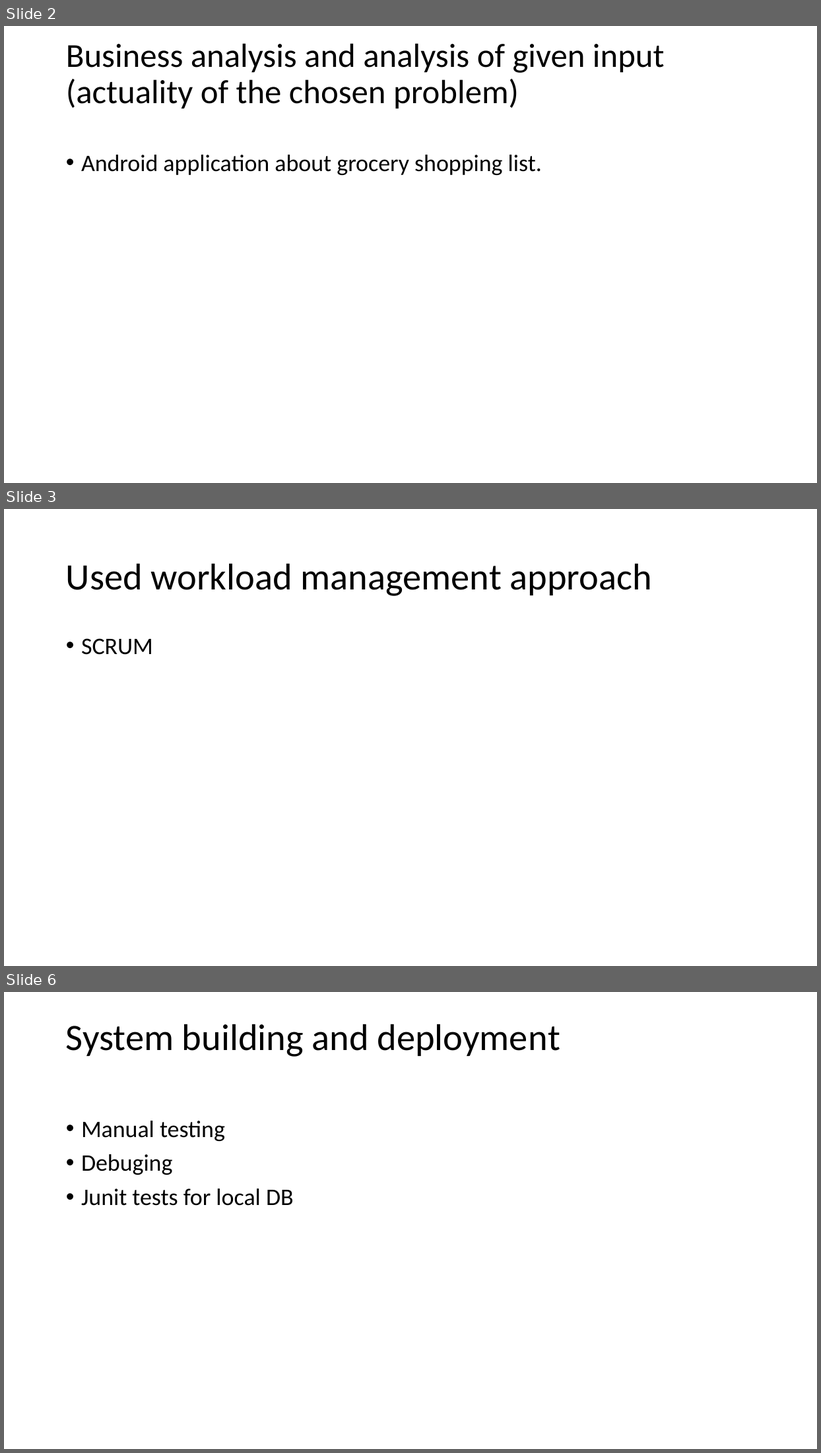
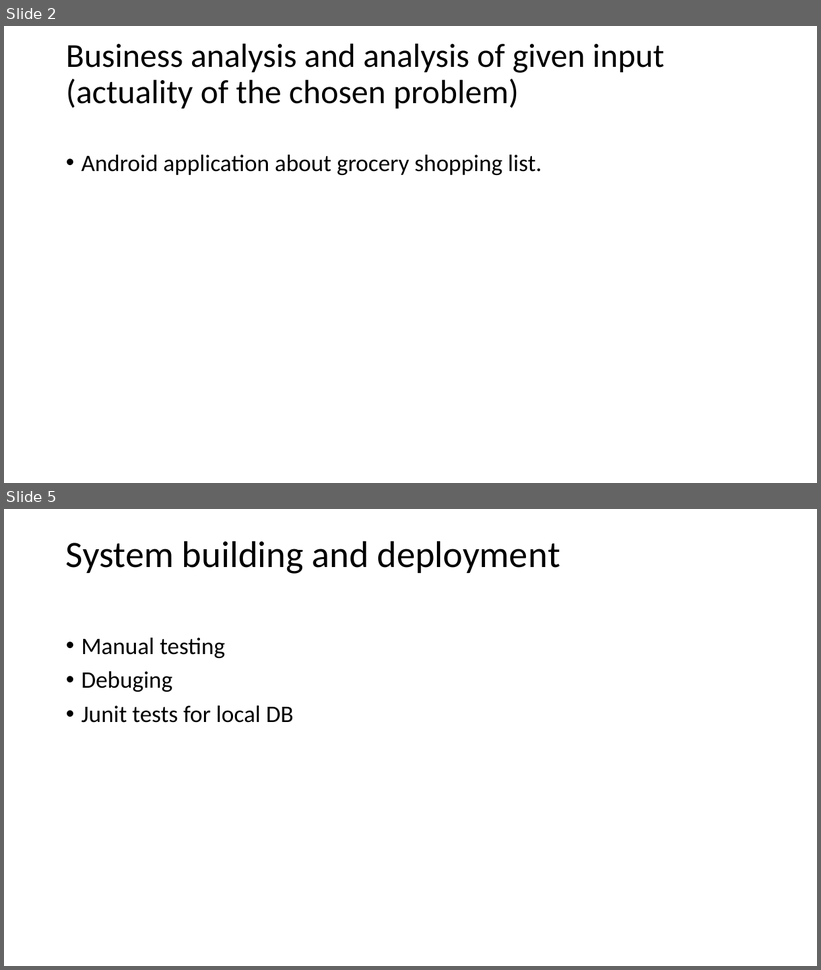
Before and after one commit to bricht/piens-un-maize, a slide deck: presentation/MilknBread.pptx. Shown one above the other, each under a label of ours: slides 2, 3 and 6 before the commit, slides 2 and 5 after it; the slides between them are not shown. The pictures are 821x1453 and 821x970 pixels, drawn with LibreOffice and Linux fonts; fonts in the diff are those of the drawing. Boxes give left, top, right and bottom in pixels: in the first picture for what was removed or moved away, otherwise in the second. Text is boxed around its words. In the diff, an @@ line names an element or a change of style, - is before the commit and + after.

```diff
--- a/presentation/MilknBread.pptx
+++ b/presentation/MilknBread.pptx
@@ slide 3 removed at (x1=4, y1=509, x2=817, y2=966), background #FFFFFF @@
@@ title removed at (x1=66, y1=563, x2=652, y2=596) @@
-Used workload management approach
@@ text removed at (x1=81, y1=638, x2=153, y2=655) @@
-• SCRUM
@@ what was slide 6 is now slide 5 @@
```
Also in this commit, not shown: 6 slides changed, 1 slide added, 9 other files.
